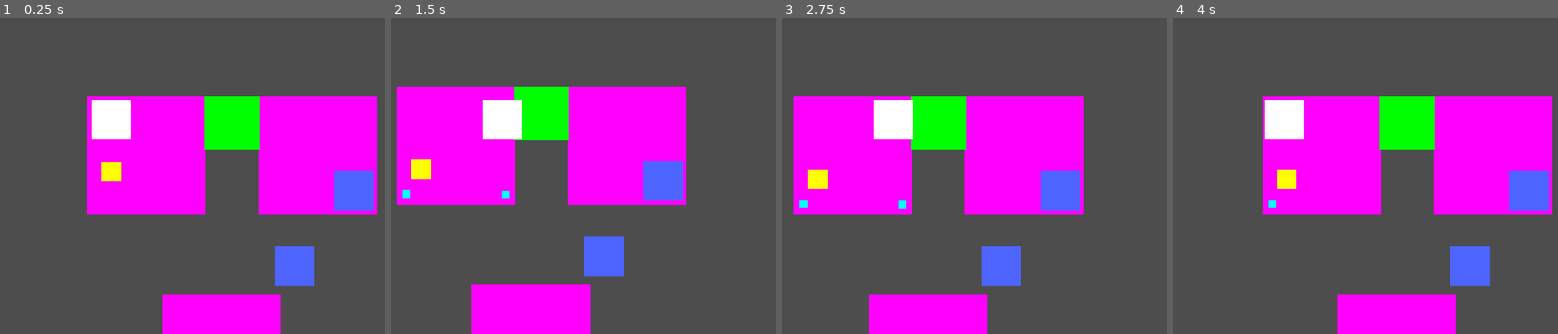
Above: before the commit, frames 1-4 (left to right).
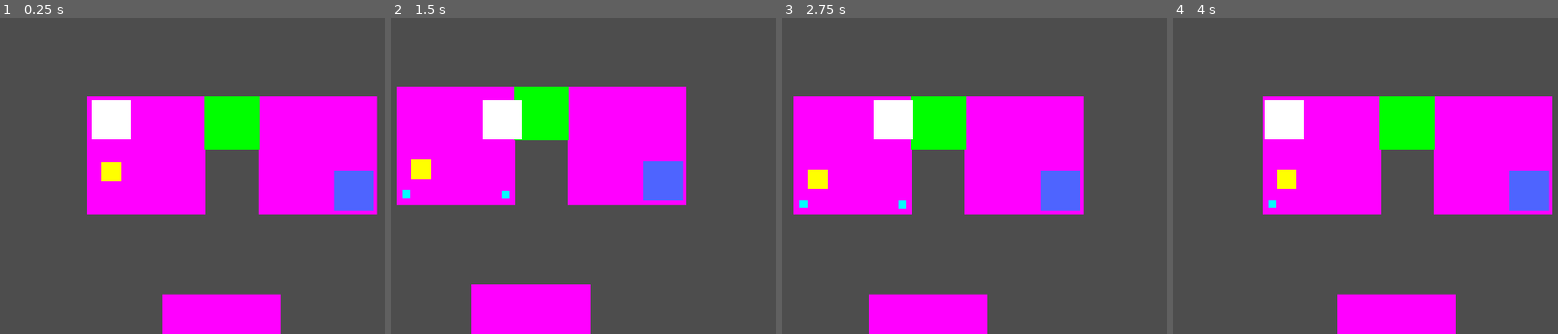
Above: after the commit, the same moments.

Repository: M4przybysz/lem_game_jam-powtorka
Game: Godot game, scene res://src/main/main.tscn
Same seed, same stepped clock (60 frames per second), same inputs: the game is played once before the commit and once after it.
Inputs:
- Up to frame 1 (0.25 s): no input
- Up to frame 2 (1.5 s): tap Enter at 0.5 s; hold D (right) 0.53-1.28 s; tap E (action2) at 0.6 s; hold S (down) from 1.28 s (still down); tap F (action1) at 1.35 s
- Up to frame 3 (2.75 s): tap E (action2) at 1.55, 2.1 s; release S (down) at 2.03 s; hold D (right) from 2.03 s (still down)
- Up to frame 4 (4 s): release D (right) at 2.78 s; hold W (up) 2.78-3.53 s; tap E (action2) at 2.85, 3.8 s; tap Space at 3.5 s; hold A (left) from 3.53 s (still down); tap F (action1) at 3.6 s

The runs differ from the first frame. In frame 1, 1.3% of the frame differs, in the area x 71-82%, y 72-85%; in frame 2, 1.4%, in the area x 50-61%, y 68-82%; in frame 3, 1.3%; in frame 4, 1.3%.

Commit message:
Added teleport destination to inspector menu

Diff:
--- a/powtorka/src/gameplay/gameplay.gd
+++ b/powtorka/src/gameplay/gameplay.gd
@@ -16,6 +16,9 @@
 
 func _input(event: InputEvent) -> void:
 	if Input.is_action_just_pressed("action2"):
+		reset_loop()
+
+func reset_loop():
 		loop_count += 1
 		player.reset_position()
 		$Item.reset_position()
--- a/powtorka/src/levels/test_lvl.gd
+++ b/powtorka/src/levels/test_lvl.gd
@@ -6,7 +6,7 @@
 
 # Called when the node enters the scene tree for the first time.
 func _ready() -> void:
-	$Teleports/Teleport.set_destination(400,620)
+	pass
 
 # Called every frame. 'delta' is the elapsed time since the previous frame.
 func _process(delta: float) -> void:
--- a/powtorka/src/levels/test_lvl.tscn
+++ b/powtorka/src/levels/test_lvl.tscn
@@ -137,7 +137,4 @@
 visible = false
 position = Vector2(458, 277)
 
-[node name="Teleport" parent="." instance=ExtResource("1_5ianb")]
-position = Vector2(472, 378)
-
 [connection signal="body_entered" from="Area2D" to="." method="_on_area_2d_body_entered"]
--- a/powtorka/src/objects/item.gd
+++ b/powtorka/src/objects/item.gd
@@ -1,7 +1,7 @@
 extends Node2D
 
-const START_POSITION_X: int = 100
-const START_POSITION_Y: int = 250
+@export var START_POSITION_X: int = 100
+@export var START_POSITION_Y: int = 250
 
 var glued: bool = false
 var can_pick_up:bool = false
